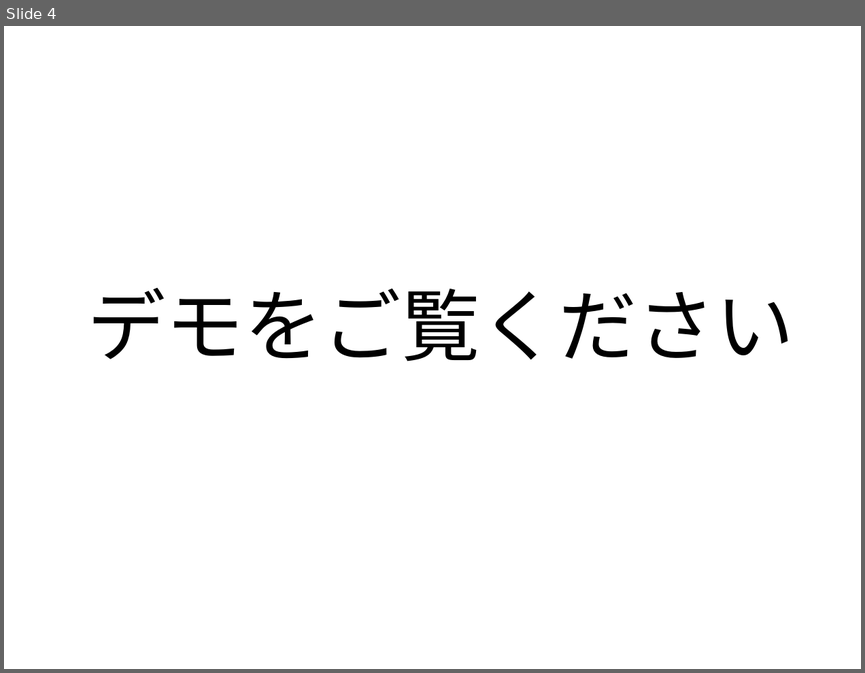
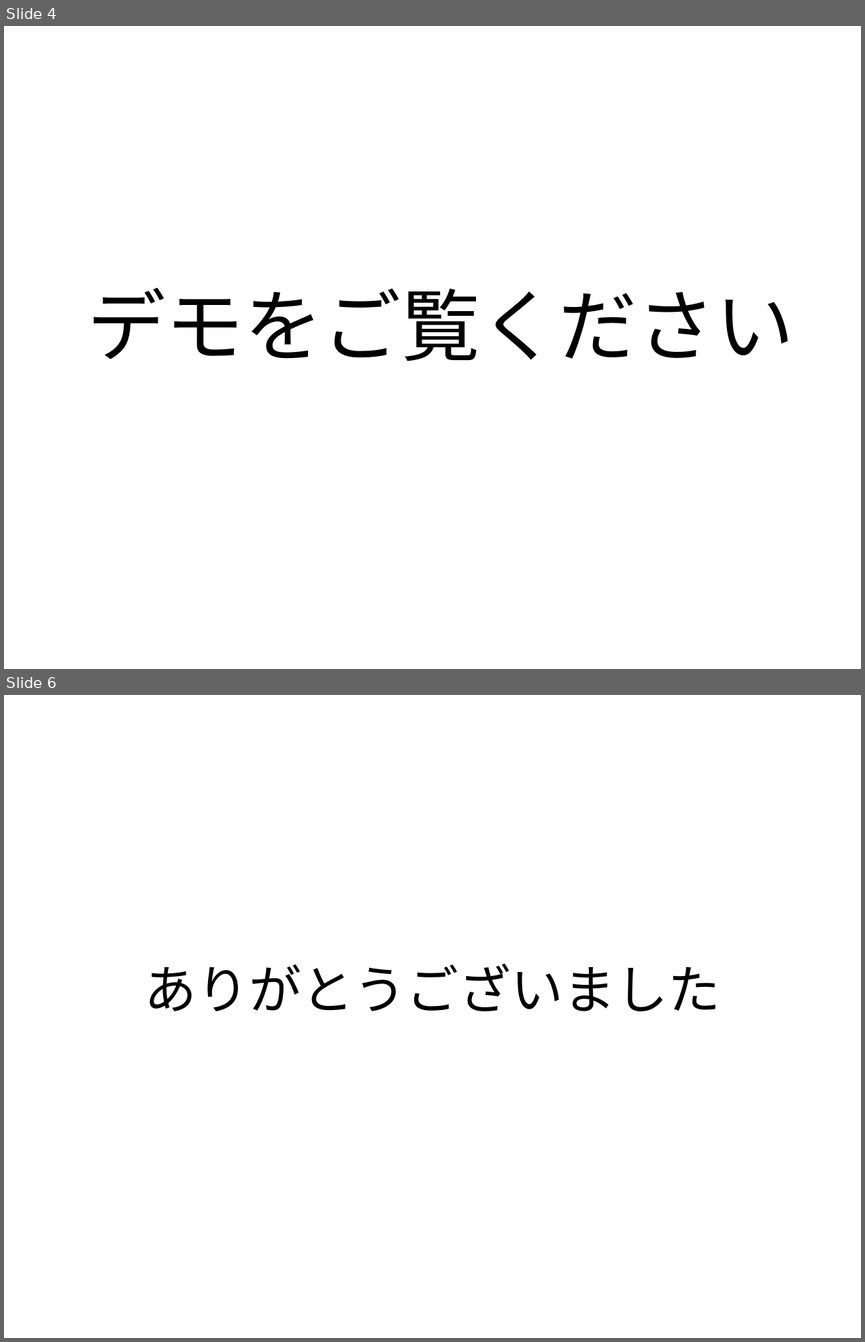
Before and after one commit to shitensyo/NovelGroup1Repository, a slide deck: 発表用.pptx. Shown one above the other, each under a label of ours: slide 4 before the commit, slides 4 and 6 after it; the slides between them are not shown. The pictures are 865x673 and 865x1342 pixels, drawn with LibreOffice and Linux fonts; fonts in the diff are those of the drawing. Boxes give left, top, right and bottom in pixels: in the first picture for what was removed or moved away, otherwise in the second. Text is boxed around its words. In the diff, an @@ line names an element or a change of style, - is before the commit and + after.

```diff
--- a/発表用.pptx
+++ b/発表用.pptx
@@ slide 6 added at (x1=4, y1=695, x2=861, y2=1338), background #FFFFFF @@
@@ title added at (x1=144, y1=964, x2=720, y2=1011), 44 pt, text #000000 @@
+ありがとうございました
```
Also in this commit, not shown: 2 slides changed.
